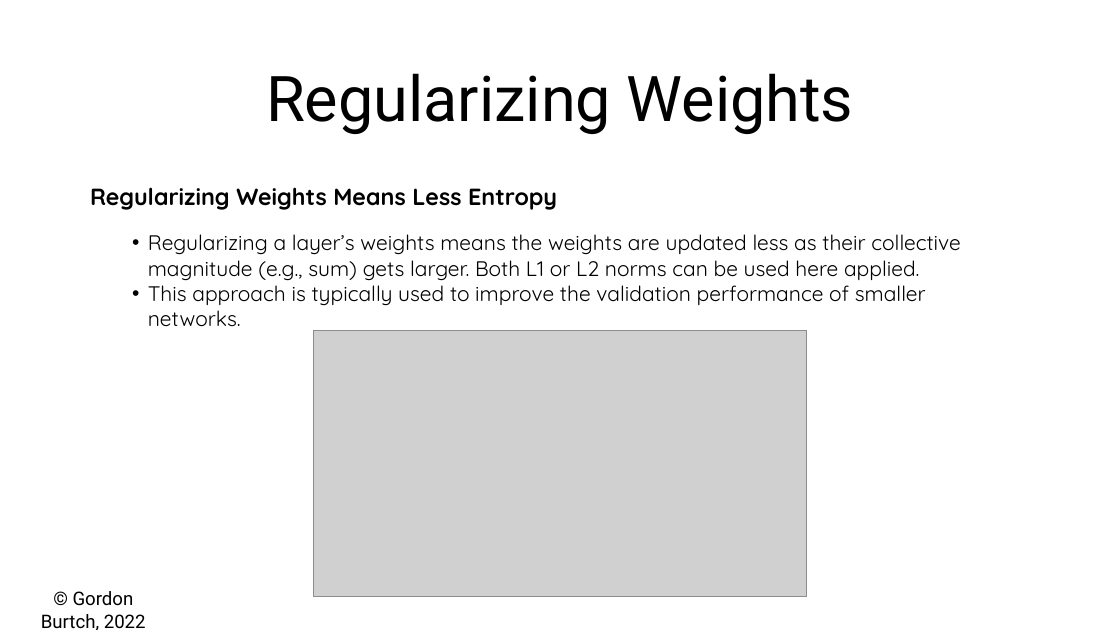
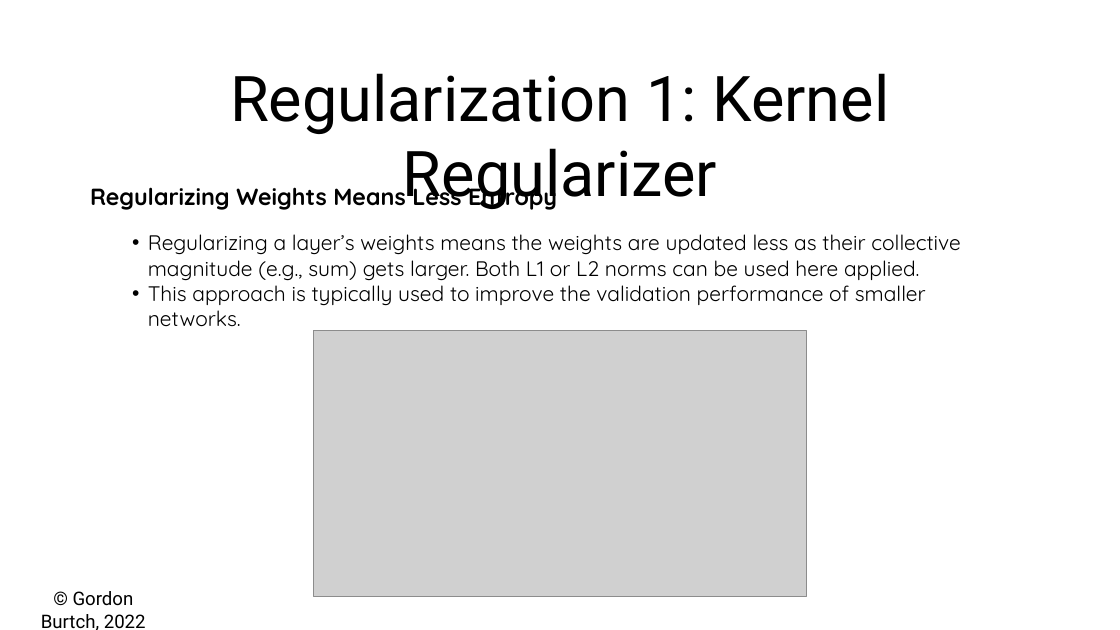
Before and after one commit to gburtch/NYU---ModernAI, a slide deck: slide 4 of Session 3/03 - Model Fitting.pptx (slide 5 before the commit). Drawn at 1120x630 pixels with LibreOffice and Linux fonts; fonts in the diff are those of the drawing; grey boxes stand for pictures. Boxes give left, top, right and bottom in pixels: in the first picture for what was removed or moved away, otherwise in the second. Text is boxed around its words. In the diff, an @@ line names an element or a change of style, - is before the commit and + after.

```diff
--- a/Session 3/03 - Model Fitting.pptx
+++ b/Session 3/03 - Model Fitting.pptx
@@ text at [230,73,889,210]: text changed @@
-Regularizing Weights
+Regularization 1: Kernel Regularizer
```
Also in this commit, not shown: 1 other slide changed, 2 slides added, 1 slide removed, 11 other files.
